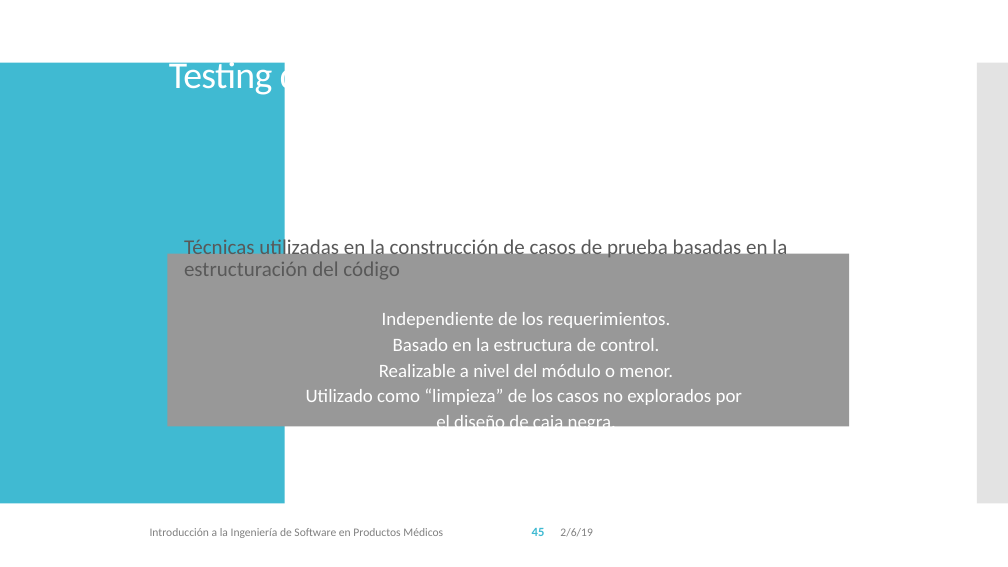
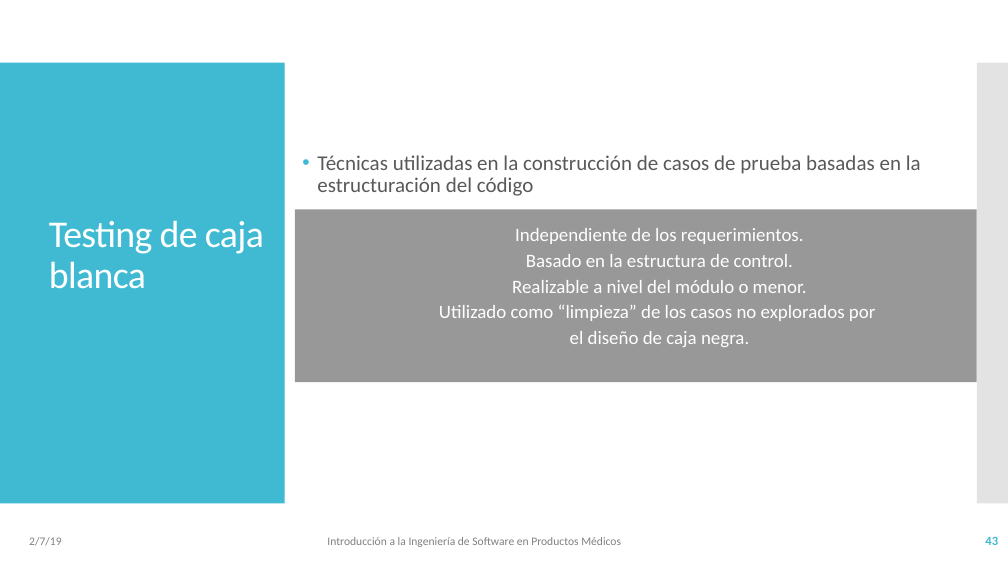
Before and after one commit to vvalotto/IS-en-Sistemas-Embebidos, a slide deck: slide 43 of 05 - IS - Pruebas.pptx (slide 45 before the commit). Drawn at 1008x567 pixels with LibreOffice and Linux fonts; fonts in the diff are those of the drawing. Boxes give left, top, right and bottom in pixels: in the first picture for what was removed or moved away, otherwise in the second. Text is boxed around its words. In the diff, an @@ line names an element or a change of style, - is before the commit and + after.

Commit message:
Pruebas de Caja Negra y Blanca, pruebas unitarias

```diff
--- a/05 - IS - Pruebas.pptx
+++ b/05 - IS - Pruebas.pptx
@@ text "Técnicas utilizadas en la construcción ..." rewrapped from [184,236,787,434] to [317,155,921,347] @@
@@ title "Testing de caja blanca" rewrapped from [169,57,318,98] to [49,220,264,289] @@
@@ rectangle: place and size @@
-rectangle at [167,254,849,426]
+rectangle at [295,209,977,382]
@@ text at [29,537,61,546]: text changed @@
-2/6/19
+2/7/19
@@ text "Introducción a la Ingeniería de ...": place and size @@
-text "Introducción a la Ingeniería de ..." at [150,528,443,538]
+text "Introducción a la Ingeniería de ..." at [327,537,621,547]
@@ page number removed at [532,528,545,536] @@
-45
@@ page number added at [985,537,998,545], 12 pt, text #40BAD2, bold @@
+43
```
Also in this commit, not shown: 66 other slides changed, 12 slides added, 1 slide removed, 3 other files.
